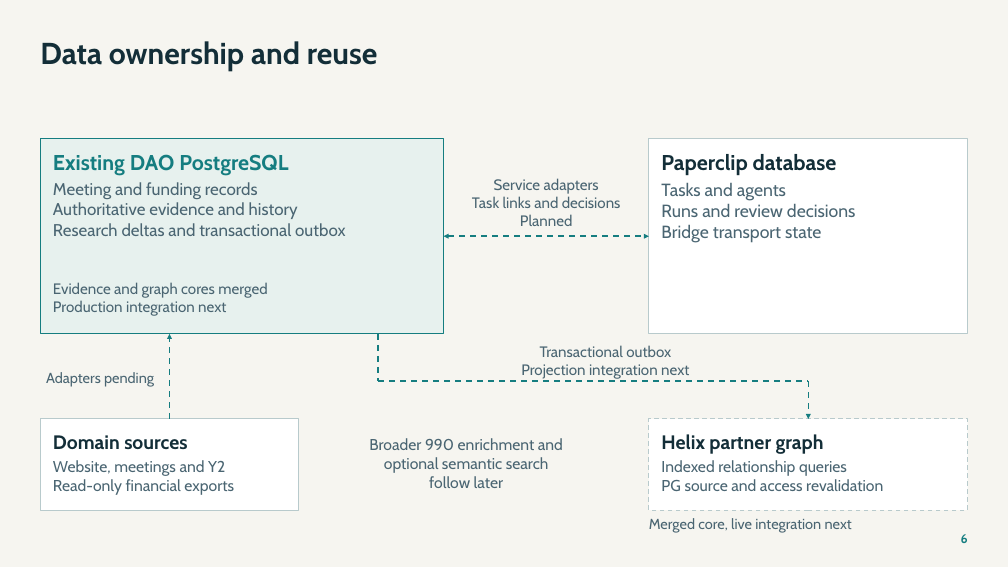
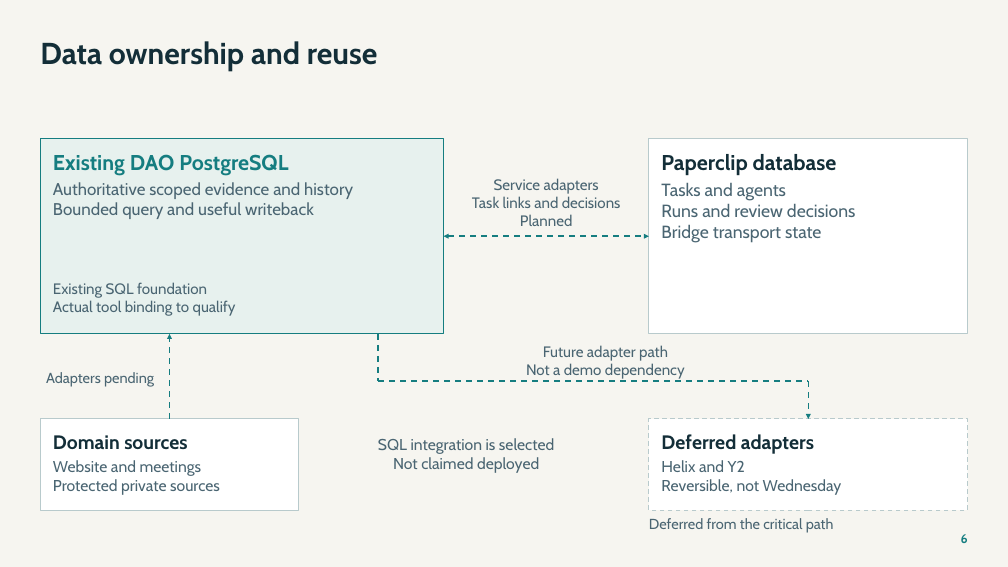
Before and after one commit to NetRxn/Inertia, a slide deck: slide 6 of Inertia-Architecture.pptx. Drawn at 1008x567 pixels with LibreOffice and Linux fonts; fonts in the diff are those of the drawing. Boxes give left, top, right and bottom in pixels: in the first picture for what was removed or moved away, otherwise in the second. Text is boxed around its words. In the diff, an @@ line names an element or a change of style, - is before the commit and + after.

Commit message:
docs: synchronize current member and Wednesday handoff contracts

```diff
--- a/Inertia-Architecture.pptx
+++ b/Inertia-Architecture.pptx
@@ text at [53, 182, 353, 219]: text changed @@
-Meeting and funding records
-Authoritative evidence and history
-Research deltas and transactional outbox
+Authoritative scoped evidence and history
+Bounded query and useful writeback
@@ text at [53, 282, 236, 316]: text changed @@
-Evidence and graph cores merged
-Production integration next
+Existing SQL foundation
+Actual tool binding to qualify
@@ text at [526, 345, 685, 379]: text changed @@
-Transactional outbox
-Projection integration next
+Future adapter path
+Not a demo dependency
@@ text at [378, 438, 554, 473]: text changed @@
-Broader 990 enrichment and
-optional semantic search
-follow later
+SQL integration is selected
+Not claimed deployed
@@ text at [661, 434, 814, 454]: text changed @@
-Helix partner graph
+Deferred adapters
@@ text at [53, 460, 220, 495]: text changed @@
-Website, meetings and Y2
-Read-only financial exports
+Website and meetings
+Protected private sources
@@ text at [661, 460, 842, 495]: text changed @@
-Indexed relationship queries
-PG source and access revalidation
+Helix and Y2
+Reversible, not Wednesday
@@ text at [649, 518, 834, 533]: text changed @@
-Merged core, live integration next
+Deferred from the critical path
```
Also in this commit, not shown: 8 other slides changed, 22 other files.
